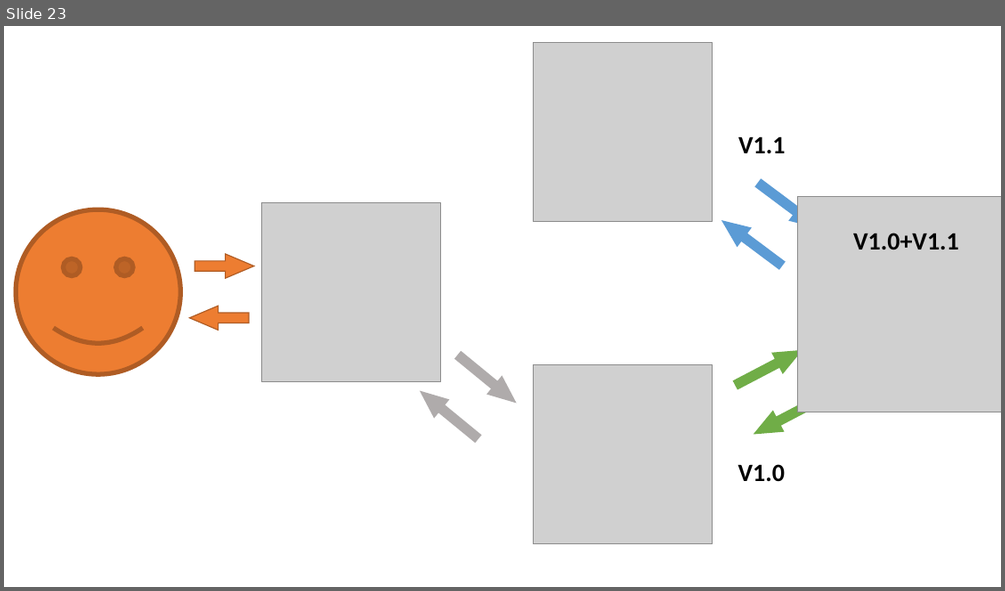
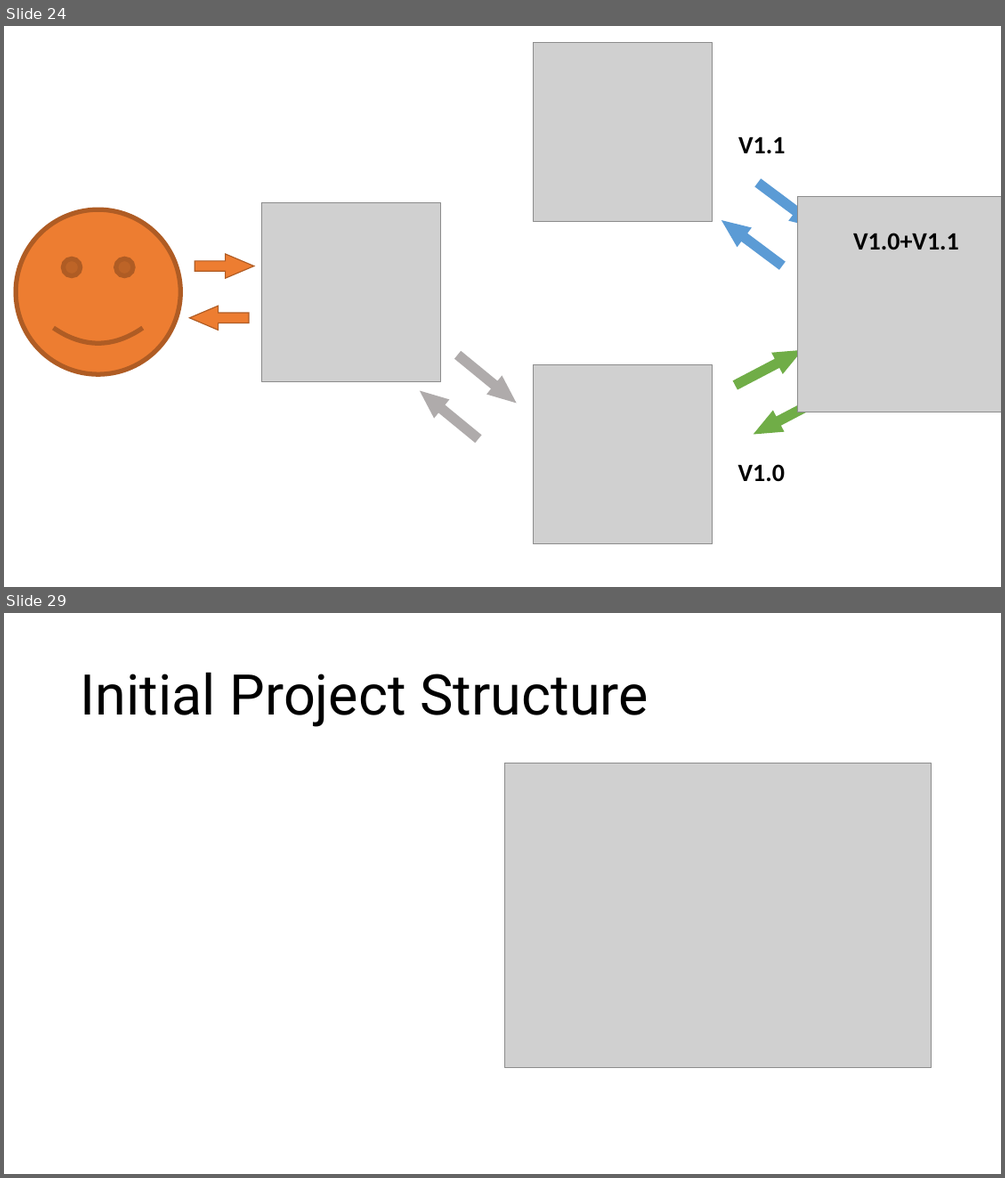
Before and after one commit to yotammanor/bluegreenbooks, a slide deck: PyWebIL - App Based Blue Green Migrations With Django.pptx. Shown one above the other, each under a label of ours: slide 23 before the commit, slides 24 and 29 after it; the slides between them are not shown. The pictures are 1005x591 and 1005x1178 pixels, drawn with LibreOffice and Linux fonts; fonts in the diff are those of the drawing; grey boxes stand for pictures. Boxes give left, top, right and bottom in pixels: in the first picture for what was removed or moved away, otherwise in the second. Text is boxed around its words. In the diff, an @@ line names an element or a change of style, - is before the commit and + after.

```diff
--- a/PyWebIL - App Based Blue Green Migrations With Django.pptx
+++ b/PyWebIL - App Based Blue Green Migrations With Django.pptx
@@ slide 29 added at box(4, 613, 1001, 1174), background #FFFFFF @@
@@ title added at box(80, 672, 648, 727), 54 pt, text #000000 @@
+Initial Project Structure
@@ picture added at box(505, 763, 931, 1068) @@
@@ what was slide 23 is now slide 24 @@
```
Also in this commit, not shown: 30 slides changed, 4 other slides added, 3 slides removed.
